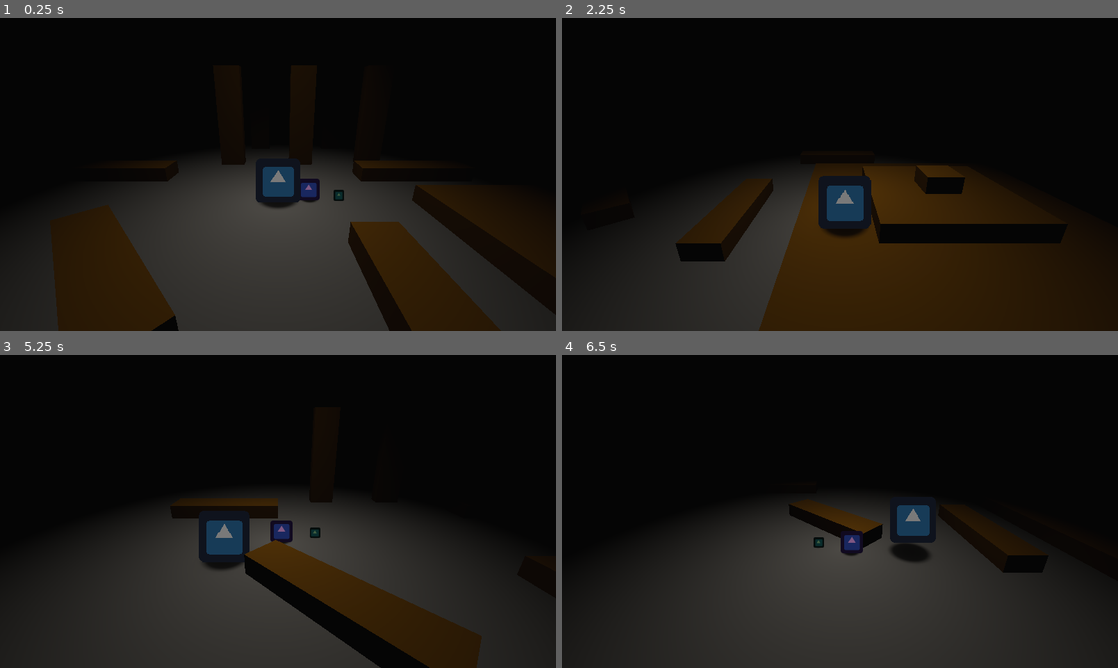
Above: before the commit, frames 1-4 (two rows, left to right).
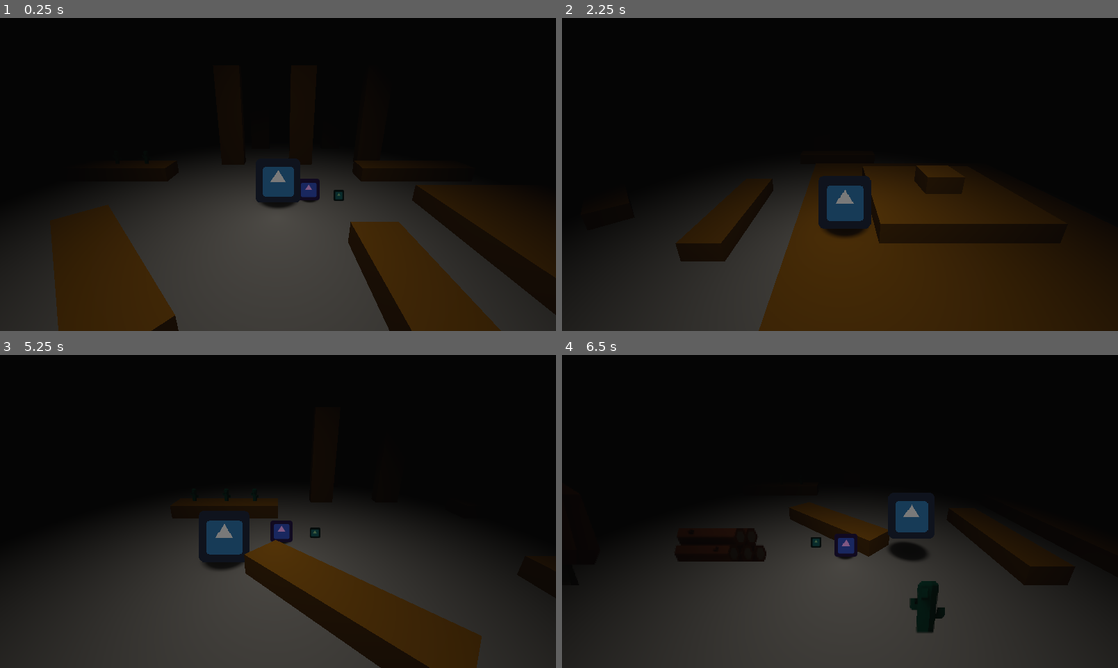
Above: after the commit, the same moments.

Repository: sundowns/github-gameoff-2021
Game: Godot game, scene res://Game.tscn
The game is run twice, just before and just after one commit, with the same random seed, the same clock (stepped at 60 frames per second) and the same inputs. The engine's default icon, where the game draws it, is replaced by a stand-in: a white triangle on a blue panel in a dark square.
Inputs:
- Up to frame 1 (0.25 s): no input
- Up to frame 2 (2.25 s): tap Enter at 0.5 s; hold Right (ui_right) 0.53-1.28 s; tap Space (jump) at 0.77, 1.52 s; hold Down (ui_down) 1.28-2.03 s; hold Right (ui_right) from 2.03 s (still down)
- Up to frame 3 (5.25 s): release Right (ui_right) at 2.78 s; hold Up (ui_up) 2.78-3.53 s; tap Space (jump) at 3.02, 3.77, 4.52 s; hold Left (ui_left) 3.53-5.03 s; hold Down (ui_down) from 5.03 s (still down)
- Up to frame 4 (6.5 s): release Down (ui_down) at 5.78 s; hold Right (ui_right) from 5.78 s (still down); tap Space (jump) at 6.02 s

The runs differ from the first frame. In frame 2, 0.6% of the frame differs, in the area x 57-69%, y 50-72%; in frame 3, 0.4%; in frame 4, 3.6%, in the area x 20-88%, y 46-89%.

Commit message:
add props and make lighting use a nicer angle

Diff:
--- a/Game.tscn
+++ b/Game.tscn
@@ -1,12 +1,17 @@
-[gd_scene load_steps=17 format=2]
+[gd_scene load_steps=22 format=2]
 
 [ext_resource path="res://player/Player.tscn" type="PackedScene" id=1]
 [ext_resource path="res://world/Wall.tscn" type="PackedScene" id=2]
-[ext_resource path="res://world/game_world_environment.tres" type="Environment" id=3]
+[ext_resource path="res://world/environments/dark_world_environment.tres" type="Environment" id=3]
 [ext_resource path="res://entities/OffsetFollower.gd" type="Script" id=4]
 [ext_resource path="res://world/Floor.tscn" type="PackedScene" id=5]
 [ext_resource path="res://entities/TinyTimmy.tscn" type="PackedScene" id=6]
 [ext_resource path="res://entities/LilJimmy.tscn" type="PackedScene" id=7]
+[ext_resource path="res://world/props/Cactus.tscn" type="PackedScene" id=8]
+[ext_resource path="res://world/props/LogStack.tscn" type="PackedScene" id=9]
+[ext_resource path="res://world/props/Tent.tscn" type="PackedScene" id=10]
+[ext_resource path="res://world/props/Tree.tscn" type="PackedScene" id=11]
+[ext_resource path="res://world/props/TreeGreen.tscn" type="PackedScene" id=12]
 
 [sub_resource type="BoxShape" id=1]
 extents = Vector3( 100, 40, 1 )
@@ -64,7 +69,7 @@
 [node name="Lights" type="Node" parent="."]
 
 [node name="SpotLight" type="SpotLight" parent="Lights"]
-transform = Transform( 1, 0, 0, 0, -4.37114e-08, 1, 0, -1, -4.37114e-08, 0, 15, 0 )
+transform = Transform( 1, 0, 0, 0, 0.258819, 0.965926, 0, -0.965926, 0.258819, -0.072, 15, 5 )
 light_color = Color( 1, 0.972549, 0.92549, 1 )
 spot_range = 36.8
 spot_attenuation = 4.14104
@@ -73,7 +78,7 @@
 script = ExtResource( 4 )
 follow_target_path = NodePath("../../Entities/Player")
 smooth_speed = 3.0
-offset = Vector3( 0, 15, 0 )
+offset = Vector3( 0, 15, 5 )
 
 [node name="StaticObjects" type="Spatial" parent="."]
 
@@ -170,9 +175,60 @@
 
 [node name="MeshInstance" type="MeshInstance" parent="StaticObjects/Wall14"]
 transform = Transform( 1, 0, 0, 0, 1, 0, 0, 0, 1, 0, 0.25, 0 )
-mesh = SubResource( 7 )
+mesh = SubResource( 8 )
 material/0 = SubResource( 4 )
 
 [node name="CollisionShape" type="CollisionShape" parent="StaticObjects/Wall14"]
 transform = Transform( 1, 0, 0, 0, 1, 0, 0, 0, 1, 0, 0.25, 0 )
-shape = SubResource( 10 )
+shape = SubResource( 9 )
+
+[node name="Prop" parent="StaticObjects" instance=ExtResource( 8 )]
+transform = Transform( 1, 0, 0, 0, 1, 0, 0, 0, 1, -6, 0.509044, -2 )
+
+[node name="Prop2" parent="StaticObjects" instance=ExtResource( 8 )]
+transform = Transform( 1, 0, 0, 0, 1, 0, 0, 0, 1, -4.90477, 0.509044, -2 )
+
+[node name="Prop3" parent="StaticObjects" instance=ExtResource( 8 )]
+transform = Transform( 1, 0, 0, 0, 1, 0, 0, 0, 1, -7.2523, 0.509044, -2 )
+
+[node name="Prop4" parent="StaticObjects" instance=ExtResource( 8 )]
+transform = Transform( 2, 0, 0, 0, 2, 0, 0, 0, 2, -1.252, 0, 7.304 )
+
+[node name="Prop5" parent="StaticObjects" instance=ExtResource( 9 )]
+transform = Transform( 3, 0, 0, 0, 3, 0, 0, 0, 1, -6, 0, 5 )
+
+[node name="Prop6" parent="StaticObjects" instance=ExtResource( 10 )]
+transform = Transform( 4, 0, 0, 0, 4, 0, 0, 0, 1, -15, 0, 4 )
+
+[node name="Prop7" parent="StaticObjects" instance=ExtResource( 11 )]
+transform = Transform( 3, 0, 0, 0, 3, 0, 0, 0, 1, -11, 0, 8 )
+
+[node name="Prop10" parent="StaticObjects" instance=ExtResource( 11 )]
+transform = Transform( 3, 0, 0, 0, 3, 0, 0, 0, 1, -15, 0, -5 )
+
+[node name="Prop9" parent="StaticObjects" instance=ExtResource( 11 )]
+transform = Transform( 3, 0, 0, 0, 3, 0, 0, 0, 1, -18, 0, 4 )
+
+[node name="Prop8" parent="StaticObjects" instance=ExtResource( 11 )]
+transform = Transform( 2.5, 0, 0, 0, 2.5, 0, 0, 0, 1, -9, 0, 6 )
+
+[node name="Prop11" parent="StaticObjects" instance=ExtResource( 11 )]
+transform = Transform( 2.5, 0, 0, 0, 2.5, 0, 0, 0, 1, -17, 0, -1 )
+
+[node name="Prop12" parent="StaticObjects" instance=ExtResource( 11 )]
+transform = Transform( 2, 0, 0, 0, 2, 0, 0, 0, 1, -12, 0, -1 )
+
+[node name="Prop13" parent="StaticObjects" instance=ExtResource( 11 )]
+transform = Transform( 2.5, 0, 0, 0, 2.5, 0, 0, 0, 1, -20, 0, 7 )
+
+[node name="TreeGreen" parent="StaticObjects" instance=ExtResource( 12 )]
+transform = Transform( 4, 0, 0, 0, 4, 0, 0, 0, 1, -22, 1, 1 )
+
+[node name="TreeGreen4" parent="StaticObjects" instance=ExtResource( 12 )]
+transform = Transform( 2, 0, 0, 0, 2, 0, 0, 0, 1, -17, 0.553017, 8 )
+
+[node name="TreeGreen2" parent="StaticObjects" instance=ExtResource( 12 )]
+transform = Transform( 3, 0, 0, 0, 3, 0, 0, 0, 1, -19, 1, -4 )
+
+[node name="TreeGreen3" parent="StaticObjects" instance=ExtResource( 12 )]
+transform = Transform( 3, 0, 0, 0, 3, 0, 0, 0, 1, -15, 1, 1 )
--- a/project.godot
+++ b/project.godot
@@ -79,6 +79,10 @@
 window/stretch/mode="viewport"
 window/stretch/aspect="keep_width"
 
+[global]
+
+Physics=false
+
 [input]
 
 ui_left={
@@ -120,6 +124,7 @@
 3d_physics/layer_1="World"
 3d_physics/layer_2="Player"
 3d_physics/layer_3="Companion"
+3d_physics/layer_4="Prop"
 
 [physics]
 
--- a/world/Wall.tscn
+++ b/world/Wall.tscn
@@ -11,7 +11,6 @@
 extents = Vector3( 2, 0.25, 0.5 )
 
 [node name="Wall" type="StaticBody"]
-transform = Transform( 1, 0, 0, 0, 1, 0, 0, 0, 1, 3, 0, 0 )
 collision_mask = 0
 
 [node name="MeshInstance" type="MeshInstance" parent="."]
--- /dev/null
+++ b/world/environments/bright_world_environment.tres
@@ -0,0 +1,28 @@
+[gd_resource type="Environment" format=2]
+
+[resource]
+ambient_light_color = Color( 0.717647, 0.717647, 0.717647, 1 )
+fog_enabled = true
+fog_color = Color( 0.0273438, 0.0269165, 0.0269165, 1 )
+fog_depth_begin = 2.0
+fog_depth_end = 30.0
+fog_depth_curve = 0.482968
+fog_transmit_enabled = true
+fog_transmit_curve = 0.34151
+fog_height_enabled = true
+fog_height_curve = 0.482969
+tonemap_mode = 2
+tonemap_white = 3.0
+auto_exposure_enabled = true
+auto_exposure_scale = 0.2
+auto_exposure_min_luma = 0.2
+auto_exposure_max_luma = 0.68
+auto_exposure_speed = 2.0
+ssao_enabled = true
+ssao_intensity = 0.6
+dof_blur_far_enabled = true
+dof_blur_far_distance = 25.0
+dof_blur_far_amount = 0.05
+glow_enabled = true
+adjustment_brightness = 0.82
+adjustment_saturation = 0.33
--- /dev/null
+++ b/world/props/Cactus.tscn
@@ -0,0 +1,16 @@
+[gd_scene load_steps=4 format=2]
+
+[ext_resource path="res://sprites/kenney/cactus_short.png" type="Texture" id=1]
+[ext_resource path="res://world/props/Prop.tscn" type="PackedScene" id=2]
+
+[sub_resource type="BoxShape" id=1]
+extents = Vector3( 0.0728004, 0.233118, 0.0491551 )
+
+[node name="Cactus" instance=ExtResource( 2 )]
+
+[node name="Sprite3D" parent="." index="0"]
+texture = ExtResource( 1 )
+
+[node name="CollisionShape" parent="." index="1"]
+transform = Transform( 1, 0, 0, 0, 1, 0, 0, 0, 1, 0, 0.232062, 0 )
+shape = SubResource( 1 )
--- /dev/null
+++ b/world/props/LogStack.tscn
@@ -0,0 +1,16 @@
+[gd_scene load_steps=4 format=2]
+
+[ext_resource path="res://world/props/Prop.tscn" type="PackedScene" id=1]
+[ext_resource path="res://sprites/kenney/log_stackLarge.png" type="Texture" id=2]
+
+[sub_resource type="BoxShape" id=1]
+extents = Vector3( 0.298355, 0.206398, 0.0553148 )
+
+[node name="LogStack" instance=ExtResource( 1 )]
+
+[node name="Sprite3D" parent="." index="0"]
+transform = Transform( 1, 0, 0, 0, 1, 0, 0, 0, 1, 0, 0.15, 0 )
+texture = ExtResource( 2 )
+
+[node name="CollisionShape" parent="." index="1"]
+shape = SubResource( 1 )
--- /dev/null
+++ b/world/props/Prop.gd
@@ -0,0 +1,6 @@
+extends StaticBody
+
+export(Vector3) var fixed_rotation_degrees = Vector3(-10, 0, 0)
+
+func _ready():
+	rotation_degrees = fixed_rotation_degrees
--- /dev/null
+++ b/world/props/Prop.tscn
@@ -0,0 +1,15 @@
+[gd_scene load_steps=2 format=2]
+
+[ext_resource path="res://world/props/Prop.gd" type="Script" id=1]
+
+[node name="Prop" type="StaticBody"]
+collision_layer = 9
+collision_mask = 0
+script = ExtResource( 1 )
+
+[node name="Sprite3D" type="Sprite3D" parent="."]
+transform = Transform( 1, 0, 0, 0, 1, 0, 0, 0, 1, 0, 0.25, 0 )
+shaded = true
+
+[node name="CollisionShape" type="CollisionShape" parent="."]
+transform = Transform( 1, 0, 0, 0, 1, 0, 0, 0, 1, 0, 0.2, 0 )
--- /dev/null
+++ b/world/props/Tent.tscn
@@ -0,0 +1,16 @@
+[gd_scene load_steps=4 format=2]
+
+[ext_resource path="res://sprites/kenney/tent_smallOpen.png" type="Texture" id=1]
+[ext_resource path="res://world/props/Prop.tscn" type="PackedScene" id=2]
+
+[sub_resource type="BoxShape" id=1]
+extents = Vector3( 0.291257, 0.287037, 0.0793037 )
+
+[node name="Tent" instance=ExtResource( 2 )]
+
+[node name="Sprite3D" parent="." index="0"]
+texture = ExtResource( 1 )
+
+[node name="CollisionShape" parent="." index="1"]
+transform = Transform( 1, 0, 0, 0, 1, 0, 0, 0, 1, 0, 0.271928, 0 )
+shape = SubResource( 1 )
--- /dev/null
+++ b/world/props/Tree.tscn
@@ -0,0 +1,17 @@
+[gd_scene load_steps=4 format=2]
+
+[ext_resource path="res://world/props/Prop.tscn" type="PackedScene" id=1]
+[ext_resource path="res://sprites/kenney/tree_fat_fall.png" type="Texture" id=2]
+
+[sub_resource type="BoxShape" id=1]
+extents = Vector3( 0.2404, 0.549255, 0.0601273 )
+
+[node name="Tree" instance=ExtResource( 1 )]
+
+[node name="Sprite3D" parent="." index="0"]
+transform = Transform( 1, 0, 0, 0, 1, 0, 0, 0, 1, 0, 0.5, 0 )
+texture = ExtResource( 2 )
+
+[node name="CollisionShape" parent="." index="1"]
+transform = Transform( 1, 0, 0, 0, 1, 0, 0, 0, 1, 0, 0.536595, 0 )
+shape = SubResource( 1 )
--- /dev/null
+++ b/world/props/TreeGreen.tscn
@@ -0,0 +1,16 @@
+[gd_scene load_steps=4 format=2]
+
+[ext_resource path="res://sprites/kenney/tree_fat_fall.png" type="Texture" id=1]
+[ext_resource path="res://world/props/Prop.tscn" type="PackedScene" id=2]
+
+[sub_resource type="BoxShape" id=1]
+extents = Vector3( 0.2404, 0.549255, 0.0601273 )
+
+[node name="TreeGreen" instance=ExtResource( 2 )]
+
+[node name="Sprite3D" parent="." index="0"]
+modulate = Color( 0, 1, 0.882353, 1 )
+texture = ExtResource( 1 )
+
+[node name="CollisionShape" parent="." index="1"]
+shape = SubResource( 1 )
Not shown: 3 places in Game.tscn that only renumber resources
Binary file added: sprites/kenney/cactus_short.png
Not shown, added: sprites/kenney/cactus_short.png.import
Binary file added: sprites/kenney/log_stackLarge.png
Not shown, added: sprites/kenney/log_stackLarge.png.import
Binary file added: sprites/kenney/tent_smallOpen.png
Not shown, added: sprites/kenney/tent_smallOpen.png.import
Binary file added: sprites/kenney/tree_fat_fall.png
Not shown, added: sprites/kenney/tree_fat_fall.png.import
Renamed: world/game_world_environment.tres -> world/environments/dark_world_environment.tres
